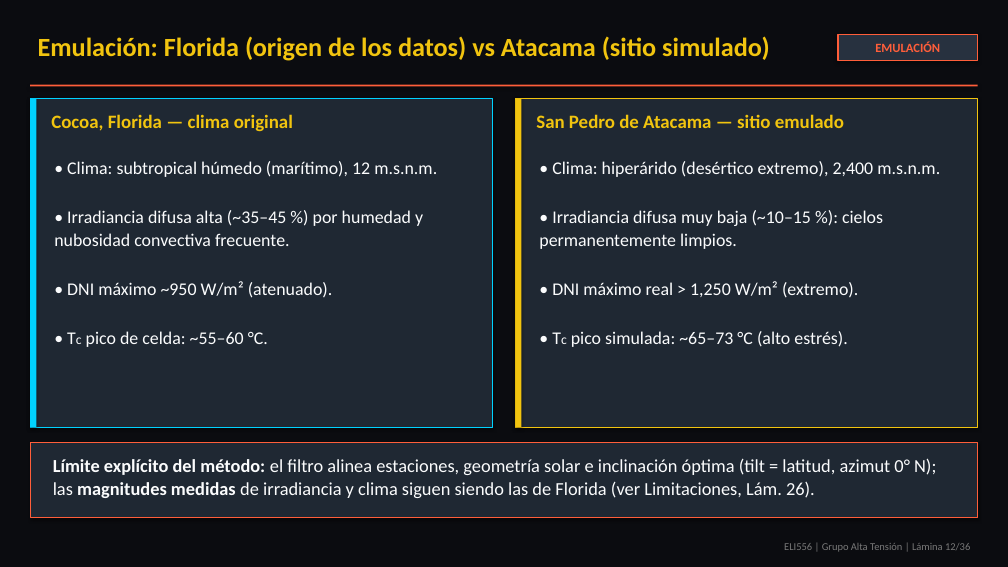
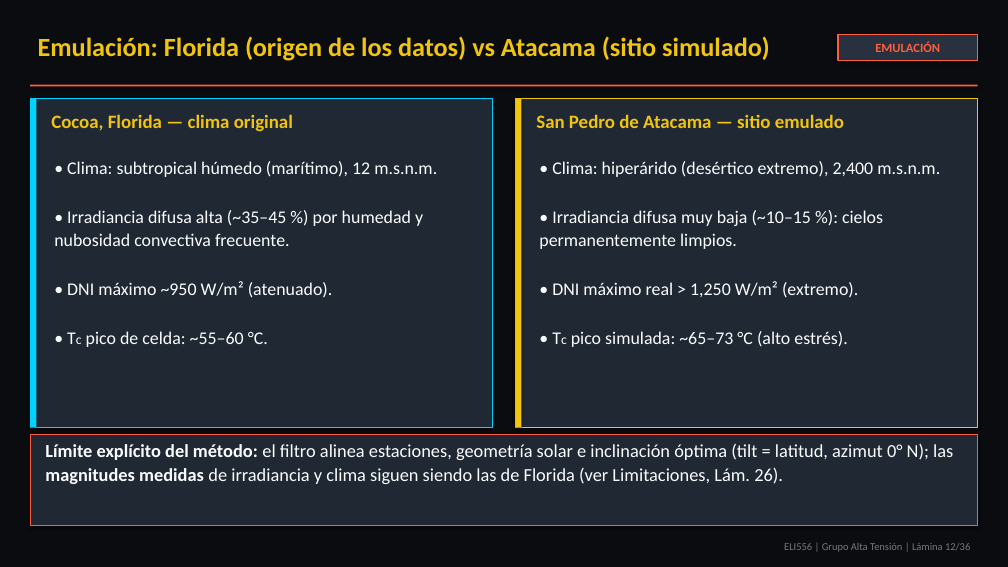
Before and after one commit to theChosen16/t2-paneles, a slide deck: slide 12 of output/Presentacion_Final_ELI556_Atacama_POA_Tarea2_revisado.pptx. Drawn at 1008x567 pixels with LibreOffice and Linux fonts; fonts in the diff are those of the drawing. Boxes give left, top, right and bottom in pixels: in the first picture for what was removed or moved away, otherwise in the second. Text is boxed around its words. In the diff, an @@ line names an element or a change of style, - is before the commit and + after.

```diff
--- a/output/Presentacion_Final_ELI556_Atacama_POA_Tarea2_revisado.pptx
+++ b/output/Presentacion_Final_ELI556_Atacama_POA_Tarea2_revisado.pptx
@@ rectangle: place and size @@
-rectangle at [30,442,978,518]
+rectangle at [30,435,978,526]
@@ text "Límite explícito del método: el ..." rewrapped from [53,458,936,498] to [45,444,953,484] @@
```
Also in this commit, not shown: 7 other slides changed, 1 other file.
